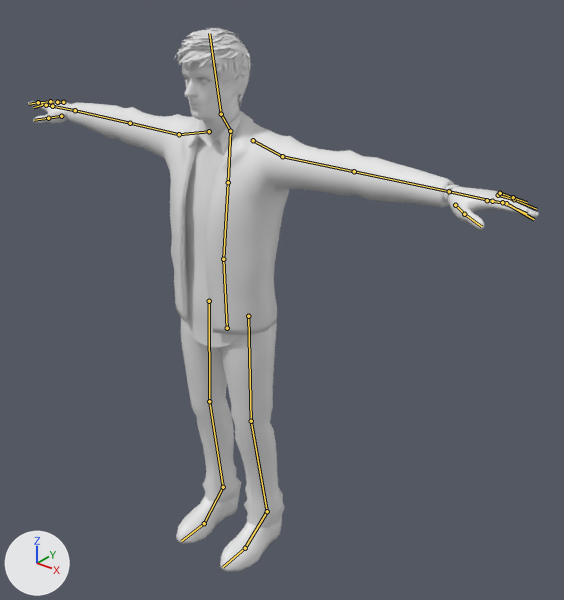
The Blender file blueprints/humans/male/playable character/rory-rigged-merged-walking.blend as it was, and as the next commit left it.
Camera for both pictures: a 50 mm lens placed at (3.24, -3.51, 4.28), pointed at (0.46, -0.03, 2.13). Lighting does not change. The marker at lower left points along +X, +Y and +Z. The bones that bend it are drawn over the model as lines.

Objects in the first picture: 'RoryWatchRing'.
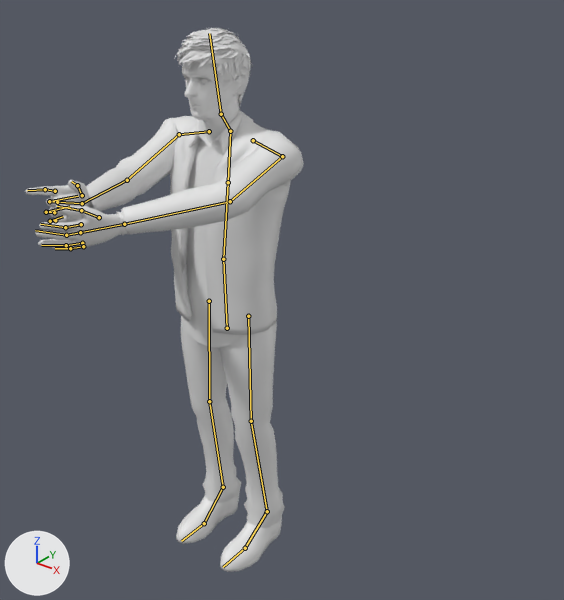
The newer file adds an action. The first version stands in its rest pose; the second is drawn at frame 1 of the action 'NULL 2'.

Where the change shows, as pixel boxes (x1, y1, x2, y2) in the pictures (564 x 600 px):
'RoryWatchRing', posed (45% narrower)
    before: (28, 28, 539, 572)
    after: (25, 28, 304, 572)
bone 'Upper Arm.L', root to tip
    before: (282, 156) to (354, 171)
    after: (282, 156) to (230, 201)
bone 'Lower Arm.L', root to tip
    before: (354, 171) to (449, 191)
    after: (230, 201) to (124, 224)
bone 'Hand.L', root to tip
    before: (449, 191) to (492, 201)
    after: (124, 224) to (80, 232)
bone 'Finger021.L', root to tip
    before: (506, 203) to (534, 219)
    after: (66, 235) to (35, 230)
bone 'Thumb000.L', root to tip
    before: (455, 205) to (464, 214)
    after: (99, 217) to (81, 210)
bone 'Finger011.L', root to tip
    before: (502, 202) to (526, 213)
    after: (65, 227) to (40, 224)
bone 'Finger041.L', root to tip
    before: (513, 197) to (527, 202)
    after: (70, 248) to (55, 248)
bone 'Upper Arm.R', root to tip
    before: (179, 134) to (130, 123)
    after: (179, 134) to (127, 180)
bone 'Lower Arm.R', root to tip
    before: (130, 123) to (75, 110)
    after: (127, 180) to (82, 203)
bone 'Hand.R', root to tip
    before: (75, 110) to (52, 106)
    after: (82, 203) to (57, 202)
bone 'Finger021.R', root to tip
    before: (45, 104) to (33, 107)
    after: (49, 201) to (78, 196)
bone 'Thumb000.R', root to tip
    before: (61, 116) to (48, 118)
    after: (82, 195) to (77, 185)
bone 'Thumb001.R', root to tip
    before: (48, 118) to (34, 120)
    after: (77, 185) to (71, 181)
bone 'Finger031.R', root to tip
    before: (50, 101) to (40, 102)
    after: (46, 212) to (70, 206)
bone 'Finger011.R', root to tip
    before: (38, 102) to (29, 104)
    after: (45, 189) to (27, 190)
bone 'Finger041.R', root to tip
    before: (57, 102) to (50, 101)
    after: (50, 221) to (63, 216)

The change, as a list of edits to the scene's bpy script:
```text
Change bone_upper_arm_l:
    where bone_upper_arm_l = bpy.data.objects['Armature'].pose.bones['Upper Arm.L']  # child of 'Shoulder.L'
    bone_upper_arm_l.location: (0.0, 0.0, 0.0) -> (1.451, 1.728, 0.326)
    bone_upper_arm_l.rotation_quaternion: (1.0, 0.0, 0.0, 0.0) -> (0.606, 0.476, -0.355, -0.529)  # degrees (0, 0, 0) -> degrees (73, 4, -79)
Change bone_lower_arm_l:
    where bone_lower_arm_l = bpy.data.objects['Armature'].pose.bones['Lower Arm.L']  # child of 'Upper Arm.L'
    bone_lower_arm_l.location: (0.0, 0.0, 0.0) -> (-0.061, 0.403, -0.541)
    bone_lower_arm_l.rotation_quaternion: (1.0, 0.0, 0.0, 0.0) -> (0.947, 0.103, -0.008, -0.303)  # degrees (0, 0, 0) -> degrees (12, 3, -35)
Change bone_hand_l:
    where bone_hand_l = bpy.data.objects['Armature'].pose.bones['Hand.L']  # child of 'Lower Arm.L'
    bone_hand_l.location: (0.0, 0.0, 0.0) -> (-0.28, -0.24, -0.111)
    bone_hand_l.rotation_quaternion: (1.0, 0.0, 0.0, 0.0) -> (0.983, 0.043, -0.129, 0.124)  # degrees (0, 0, 0) -> degrees (3, -15, 14)
Change bone_finger021_l:
    where bone_finger021_l = bpy.data.objects['Armature'].pose.bones['Finger021.L']  # child of 'Finger020.L'
    bone_finger021_l.location: (0.0, 0.0, 0.0) -> (0.023, -0.145, 0.074)
    bone_finger021_l.rotation_quaternion: (1.0, 0.0, 0.0, 0.0) -> (0.995, 0.068, -0.023, -0.066)  # degrees (0, 0, 0) -> degrees (8, -2, -8)
Change bone_thumb000_l:
    where bone_thumb000_l = bpy.data.objects['Armature'].pose.bones['Thumb000.L']  # child of 'Hand.L'
    bone_thumb000_l.location: (0.0, 0.0, 0.0) -> (-0.054, 0.052, -0.021)
    bone_thumb000_l.rotation_quaternion: (1.0, 0.0, 0.0, 0.0) -> (1.0, -0.008, -0.002, 0.012)  # degrees (0, 0, 0) -> degrees (-1, 0, 1)
Change bone_finger011_l:
    where bone_finger011_l = bpy.data.objects['Armature'].pose.bones['Finger011.L']  # child of 'Finger010.L'
    bone_finger011_l.location: (0.0, 0.0, 0.0) -> (0.14, -0.256, 0.099)
    bone_finger011_l.rotation_quaternion: (1.0, 0.0, 0.0, 0.0) -> (0.989, 0.101, 0.014, -0.104)  # degrees (0, 0, 0) -> degrees (11, 3, -12)
Change bone_finger041_l:
    where bone_finger041_l = bpy.data.objects['Armature'].pose.bones['Finger041.L']  # child of 'Finger040.L'
    bone_finger041_l.location: (0.0, 0.0, 0.0) -> (-0.006, -0.053, 0.036)
    bone_finger041_l.rotation_quaternion: (1.0, 0.0, 0.0, 0.0) -> (0.999, 0.027, -0.021, -0.027)  # degrees (0, 0, 0) -> degrees (3, -2, -3)
Change bone_upper_arm_r:
    where bone_upper_arm_r = bpy.data.objects['Armature'].pose.bones['Upper Arm.R']  # child of 'Shoulder.R.001'
    bone_upper_arm_r.location: (0.0, 0.0, 0.0) -> (-1.845, 1.653, -0.132)
    bone_upper_arm_r.rotation_quaternion: (1.0, 0.0, 0.0, 0.0) -> (0.697, 0.581, 0.13, 0.399)  # degrees (0, 0, 0) -> degrees (72, -16, 48)
Change bone_lower_arm_r:
    where bone_lower_arm_r = bpy.data.objects['Armature'].pose.bones['Lower Arm.R']  # child of 'Upper Arm.R'
    bone_lower_arm_r.location: (0.0, 0.0, 0.0) -> (-0.041, -0.09, -0.142)
    bone_lower_arm_r.rotation_quaternion: (1.0, 0.0, 0.0, 0.0) -> (0.936, 0.305, -0.173, -0.044)  # degrees (0, 0, 0) -> degrees (38, -17, -11)
Change bone_hand_r:
    where bone_hand_r = bpy.data.objects['Armature'].pose.bones['Hand.R']  # child of 'Lower Arm.R'
    bone_hand_r.location: (0.0, 0.0, 0.0) -> (0.065, -0.302, -1.123)
    bone_hand_r.rotation_quaternion: (1.0, 0.0, 0.0, 0.0) -> (0.856, 0.072, 0.502, -0.098)  # degrees (0, 0, 0) -> degrees (3, 61, -11)
Change bone_finger021_r:
    where bone_finger021_r = bpy.data.objects['Armature'].pose.bones['Finger021.R']  # child of 'Finger020.R'
    bone_finger021_r.location: (0.0, 0.0, 0.0) -> (-1.831, 0.109, -0.078)
    bone_finger021_r.rotation_quaternion: (1.0, 0.0, 0.0, 0.0) -> (0.483, 0.102, 0.066, 0.867)  # degrees (0, 0, 0) -> degrees (12, -6, 121)
Change bone_thumb000_r:
    where bone_thumb000_r = bpy.data.objects['Armature'].pose.bones['Thumb000.R']  # child of 'Hand.R'
    bone_thumb000_r.location: (0.0, 0.0, 0.0) -> (-0.005, -0.007, -0.017)
Change bone_thumb001_r:
    where bone_thumb001_r = bpy.data.objects['Armature'].pose.bones['Thumb001.R']  # child of 'Thumb000.R'
    bone_thumb001_r.location: (0.0, 0.0, 0.0) -> (-0.015, 0.134, -0.228)
    bone_thumb001_r.rotation_quaternion: (1.0, 0.0, 0.0, 0.0) -> (0.996, -0.086, 0.027, 0.021)  # degrees (0, 0, 0) -> degrees (-10, 3, 2)
Change bone_finger031_r:
    where bone_finger031_r = bpy.data.objects['Armature'].pose.bones['Finger031.R']  # child of 'Finger030.R'
    bone_finger031_r.location: (0.0, 0.0, 0.0) -> (-1.584, -0.49, -0.321)
    bone_finger031_r.rotation_quaternion: (1.0, 0.0, 0.0, 0.0) -> (0.575, 0.066, 0.137, 0.804)  # degrees (0, 0, 0) -> degrees (17, 3, 109)
Change bone_finger011_r:
    where bone_finger011_r = bpy.data.objects['Armature'].pose.bones['Finger011.R']  # child of 'Finger010.R'
    bone_finger011_r.location: (0.0, 0.0, 0.0) -> (0.289, -0.323, -0.047)
    bone_finger011_r.rotation_quaternion: (1.0, 0.0, 0.0, 0.0) -> (0.98, 0.007, 0.007, -0.201)  # degrees (0, 0, 0) -> degrees (1, 1, -23)
Change bone_finger041_r:
    where bone_finger041_r = bpy.data.objects['Armature'].pose.bones['Finger041.R']  # child of 'Finger040.R'
    bone_finger041_r.location: (0.0, 0.0, 0.0) -> (-0.745, -0.492, 0.087)
    bone_finger041_r.rotation_quaternion: (1.0, 0.0, 0.0, 0.0) -> (0.714, 0.085, 0.201, 0.665)  # degrees (0, 0, 0) -> degrees (23, 10, 88)
```
